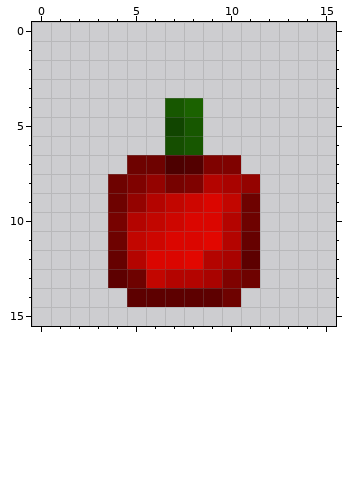
Pixel-art sprite: textures/3apple_apple.png. The first picture shows the starting point.
The file is 16x16 pixels. Colours within 5 levels of each other are drawn and written as one.
Once edited:
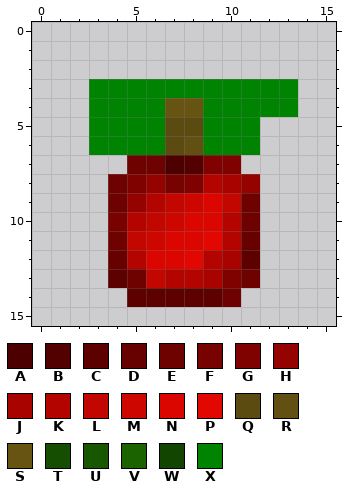
Palette (. is transparent): A #4d0000  B #530000  C #5d0000  D #660100  E #6e0200  F #770200  G #7f0200  H #940300  J #a90300  K #b40400  L #c20600  M #ce0600  N #db0600  P #e20700  Q #5b4b11  R #615012  S #675413  T #154e00  U #175700  V #1b6200  W #114500  X #008300
Changes in this commit:
Changed rows in their new state; - is an unchanged pixel.
first column x 3:
 3 XXXXXXXXXXX
 4 XXXXSSXXXXX
 5 XXXXQQXXX--
 6 XXXXQRXXX--
